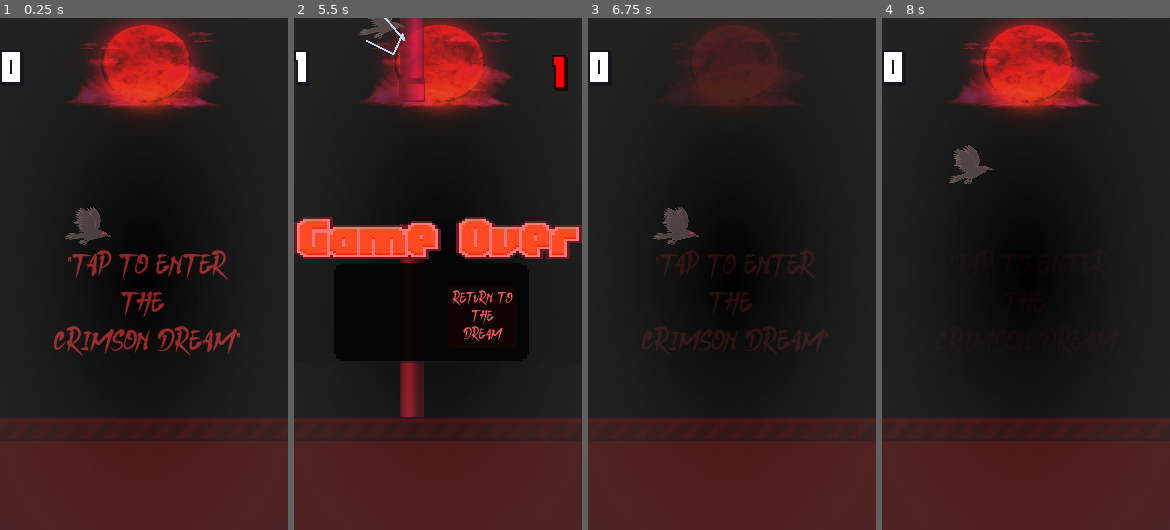
Above: before the commit, frames 1-4 (left to right).
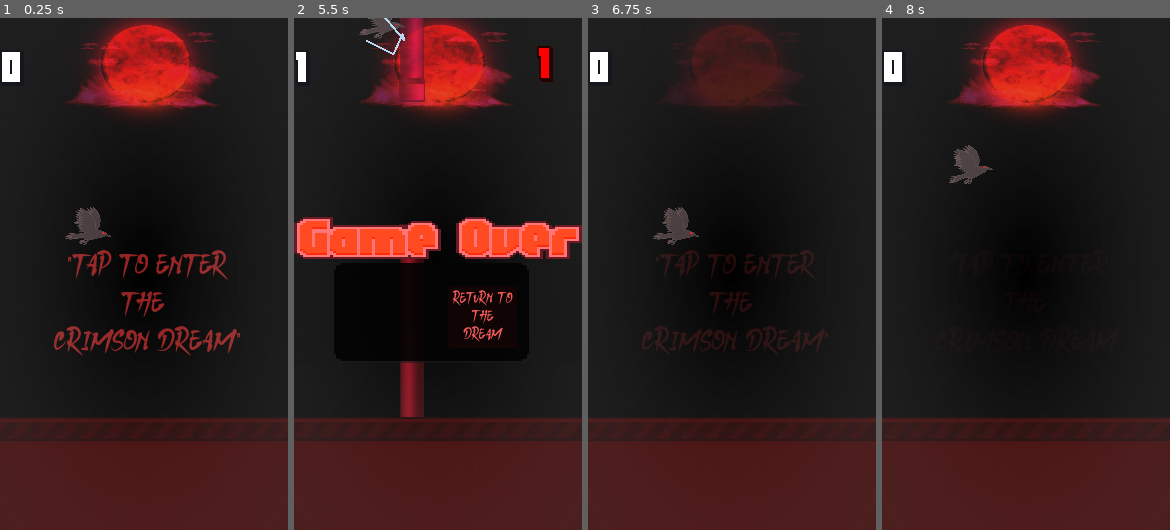
Above: after the commit, the same moments.

Repository: C-V-C-REDDY/the-crimson-dream
Game: Godot game, scene res://Scenes/main.tscn
Same seed, same stepped clock (60 frames per second), same inputs: the game is played once before the commit and once after it.
Inputs (mouse positions are in pixels of both pictures, inside the frame that each line leads up to):
- Up to frame 1 (0.25 s): no input
- Up to frame 2 (5.5 s): tap Enter at 0.5, 1.25 s; move the mouse to (501, 248) at 0.52 s; click (501, 248) at 0.77 s; click (501, 248) at 1.07 s; move the mouse to (380, 299) at 1.27 s; click (380, 299) at 1.52 s; click (380, 299) at 1.82 s; move the mouse to (466, 161) at 2.02 s; move the mouse to (423, 376) at 2.77 s; click (423, 376) at 3.02 s; click (423, 376) at 3.32 s; move the mouse to (524, 350) at 3.52 s; click (524, 350) at 3.77 s; click (524, 350) at 4.07 s; move the mouse to (351, 197) at 4.27 s; click (351, 197) at 4.52 s; click (351, 197) at 4.82 s; move the mouse to (452, 274) at 5.02 s
- Up to frame 3 (6.75 s): move the mouse to (688, 146) at 5.77 s; click (688, 146) at 6.02 s; click (688, 146) at 6.32 s; click "RETURN TO THE DREAM" at 6.5 s
- Up to frame 4 (8 s): tap Enter at 7.25 s; move the mouse to (1089, 248) at 7.27 s; click (1089, 248) at 7.52 s; click (1089, 248) at 7.82 s

The runs differ from the first frame. In frame 2, 0.7% of the frame differs, in the area x 84-96%, y 5-15%; in frame 3, less than 0.1%; in frame 4, less than 0.1%.

Commit message:
feat: complete v2.0 core loop with save system, reward logic, and visual polish

Diff:
--- a/Crimson_Dream/Scripts/audio_manager.gd
+++ b/Crimson_Dream/Scripts/audio_manager.gd
@@ -7,39 +7,28 @@
 @onready var hit_player: AudioStreamPlayer = $HitPlayer
 @onready var bgm_player: AudioStreamPlayer2D = $BGMPlayer
 
-
 func play_sorrow_music() -> void:
 	bgm_player.play()
 	bgm_player.seek(8.0)
 func stop_music() -> void:
 	bgm_player.stop()
-
 func play_wing() -> void:
 	wing_player.play()
 
 func play_swoosh() -> void:
 	swoosh_player.play()
 
-
 func play_point(_score: int) -> void:
 	if _score == 0:
 		return
 	point_player.play()
-
-
 func play_crashed_sequence() -> void:
 	if hit_player.playing or die_player.playing:
 		return
 
-
 	hit_player.play()
-
-
 	await get_tree().create_timer(0.3).timeout
 	die_player.play()
-
-
-
 
 func _ready() -> void:
 	SignalBus.game_started.connect(play_swoosh)
--- a/Crimson_Dream/Scripts/crow.gd
+++ b/Crimson_Dream/Scripts/crow.gd
@@ -57,8 +57,6 @@
 	if velocity.y > 0:
 		rotation = lerp_angle(rotation, deg_to_rad(TILT_DOWN_DEG), ROTATION_SPEED * delta)
 
-
-
 func die() -> void:
 	if is_dead: return # Don't die twice!
 	is_dead = true
--- a/Crimson_Dream/Scripts/fade.gd
+++ b/Crimson_Dream/Scripts/fade.gd
@@ -2,12 +2,8 @@
 
 @onready var animation_player: AnimationPlayer = $AnimationPlayer
 
-
 func _ready() -> void:
 	animation_player.play("Fade")
 
-
-
-
 func _on_animation_player_animation_finished(anim_name: StringName) -> void:
 	queue_free()
--- a/Crimson_Dream/Scripts/game_manager.gd
+++ b/Crimson_Dream/Scripts/game_manager.gd
@@ -7,20 +7,14 @@
 @onready var ui: UI = $"../UI"
 #@onready var lightning_sparks: CPUParticles2D = $lightningSparks
 
-
-
 func on_game_started() -> void:
 	pillar_spawner.start_spawning_pillars()
 	AudioManager.stop_music()
-
 
 func end_game() -> void:
 	if fade != null:
 		fade.play()
 		set_physics_process(false)
-
-
-
 
 	scrolling_ground.stop()
 	bird.die()
@@ -28,10 +22,8 @@
 	SignalBus.check_high_score()
 	ui.on_game_over()
 
-
 func _ready() -> void:
 	SignalBus.reset_score()
-
 	SignalBus.game_started.connect(on_game_started)
 	SignalBus.crow_crashed.connect(end_game)
 	AudioManager.play_sorrow_music()
--- a/Crimson_Dream/Scripts/pillar.gd
+++ b/Crimson_Dream/Scripts/pillar.gd
@@ -40,11 +40,9 @@
 	if body.name == "Crow":
 		SignalBus.add_point()
 
-
 func _on_toppipe_body_entered(body: Node2D) -> void:
 	if body.name == "Crow":
 		SignalBus.crow_crashed.emit()
 
-
 func _on_visible_on_screen_notifier_2d_screen_exited() -> void:
 	queue_free()
--- a/Crimson_Dream/Scripts/scrolling_ground.gd
+++ b/Crimson_Dream/Scripts/scrolling_ground.gd
@@ -29,8 +29,6 @@
 	if ground_2.position.x < -texture_width:
 		ground_2.position.x += 2 * texture_width
 
-
-
 func _on_ground_1_body_entered(body: Node2D) -> void:
 	if body.name == "Crow":
 		SignalBus.crow_crashed.emit()
--- a/Crimson_Dream/Scripts/signal_bus.gd
+++ b/Crimson_Dream/Scripts/signal_bus.gd
@@ -1,10 +1,8 @@
 extends Node
-
 
 signal game_started
 signal score_updated(new_score: int)
 signal crow_crashed
-
 
 const SAVE_FILE_PATH = "user://highscore.save"
 var shake_strength : float = 0.0
@@ -58,15 +56,10 @@
 		high_score = score
 		save_high_score()
 
-
 func add_point() -> void:
 	score += 1
 	score_updated.emit(score)
 
-
-
-
-
 func reset_score() -> void:
 	score = 0
 	score_updated.emit(score)
--- a/Crimson_Dream/Scripts/ui.gd
+++ b/Crimson_Dream/Scripts/ui.gd
@@ -5,8 +5,6 @@
 @onready var round_score_container: HBoxContainer = $"MarginContainer/GameOver Box/Panel/RoundScoreContainer"
 @onready var best_score_container: HBoxContainer = $"MarginContainer/GameOver Box/Panel/BestScoreContainer"
 @onready var medal_texture: TextureRect = $"MarginContainer/GameOver Box/Panel/MedalTexture"
-
-
 
 var digit_textures: Array[Texture2D] = [
 	preload("res://sprites/0.png"),
@@ -68,9 +66,6 @@
 	set_container_score(SignalBus.high_score, best_score_container)
 	assign_medal(SignalBus.score)
 
-
-
-
 func _on_button_pressed() -> void:
 	get_tree().reload_current_scene()
 
--- a/Crimson_Dream/Scripts/ui.tscn
+++ b/Crimson_Dream/Scripts/ui.tscn
@@ -7,7 +7,7 @@
 [ext_resource type="Texture2D" uid="uid://d2y1yb2duuflf" path="res://sprites/output-onlinepngtools (7).png" id="5_lkys2"]
 
 [sub_resource type="Gradient" id="Gradient_lkys2"]
-colors = PackedColorArray(1, 1, 1, 0, 0, 0, 0, 0.54901963)
+colors = PackedColorArray(1, 1, 1, 0, 0, 0, 0, 0.49019608)
 
 [sub_resource type="GradientTexture2D" id="GradientTexture2D_jqm33"]
 gradient = SubResource("Gradient_lkys2")
@@ -79,10 +79,10 @@
 modulate = Color(1.9367292, 0, 0, 1)
 texture_filter = 1
 layout_mode = 0
-offset_left = 253.0
-offset_top = -208.0
-offset_right = 280.0
-offset_bottom = -190.0
+offset_left = 238.0
+offset_top = -217.0
+offset_right = 265.0
+offset_bottom = -199.0
 alignment = 1
 
 [node name="Button" type="Button" parent="MarginContainer/GameOver Box/Panel"]
